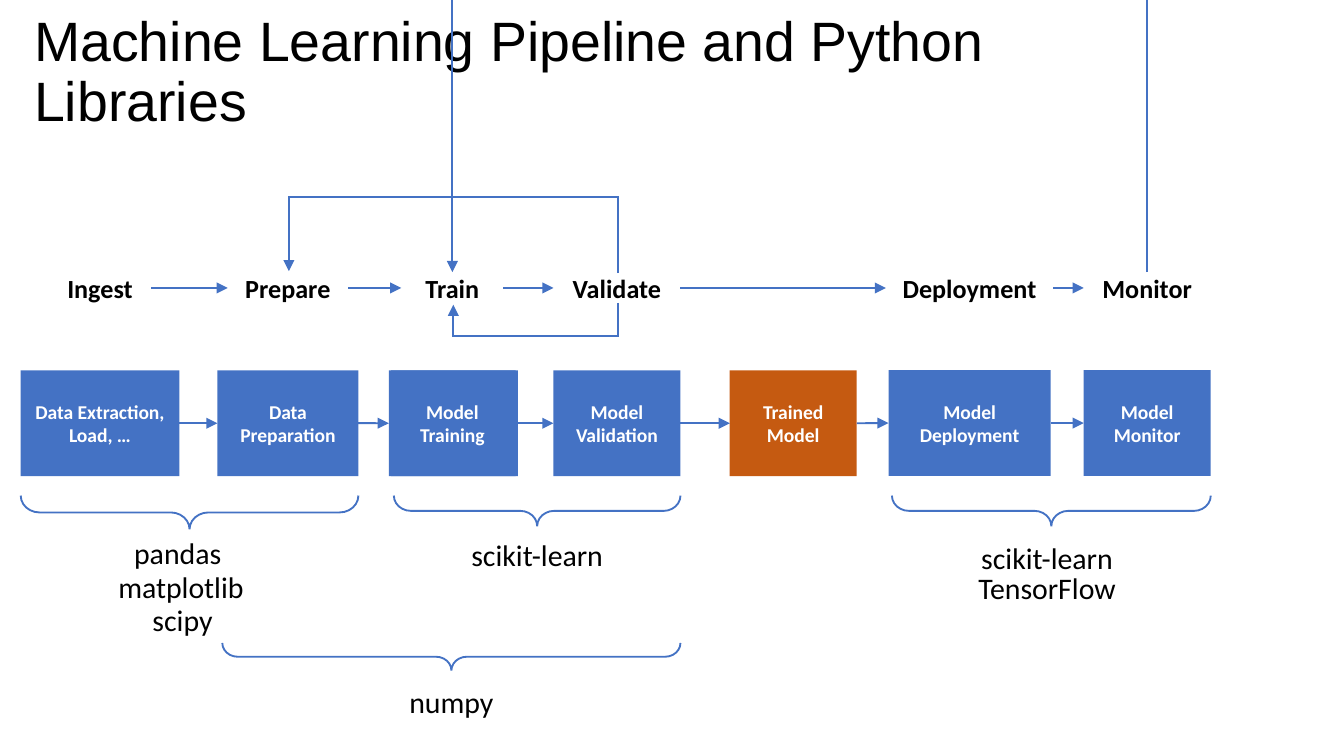
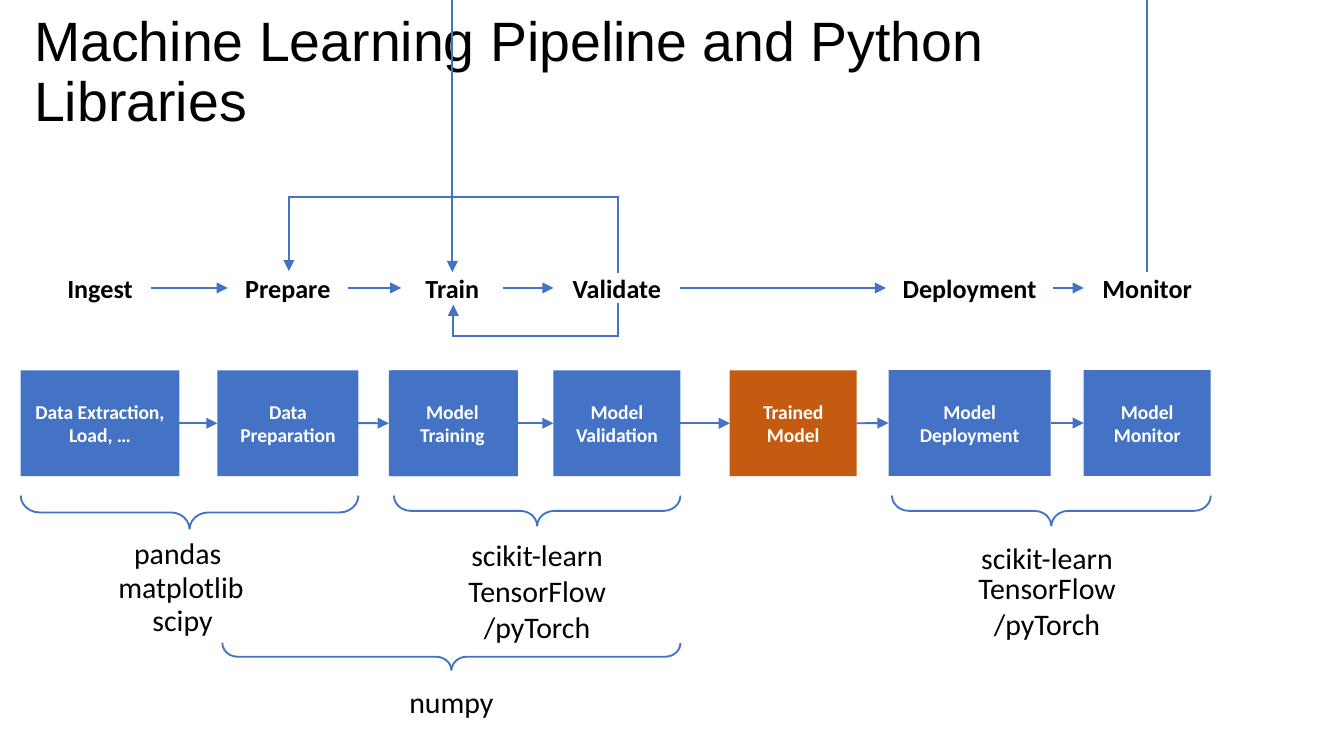
Before and after one commit to toelt-llc/MACHINE-LEARNING-SCHOOL-INAF, a slide deck: slide 27 of DAY1/04 - Introduction to python and scikit-learn/Introduction Python and Scikit-learn.pptx (slide 24 before the commit). Drawn at 1344x756 pixels with LibreOffice and Linux fonts; fonts in the diff are those of the drawing; background and template pictures are left out. Boxes give left, top, right and bottom in pixels: in the first picture for what was removed or moved away, otherwise in the second. Text is boxed around its words. In the diff, an @@ line names an element or a change of style, - is before the commit and + after.

```diff
--- a/DAY1/04 - Introduction to python and scikit-learn/Introduction Python and Scikit-learn.pptx
+++ b/DAY1/04 - Introduction to python and scikit-learn/Introduction Python and Scikit-learn.pptx
@@ text at <box>468,581,605,643</box>: paragraph added @@
+TensorFlow/pyTorch
@@ text at <box>978,578,1115,640</box>: text changed @@
-TensorFlow
+TensorFlow/pyTorch
```
Also in this commit, not shown: 3 other slides changed, 7 slides added, 4 slides removed, 6 other files.
